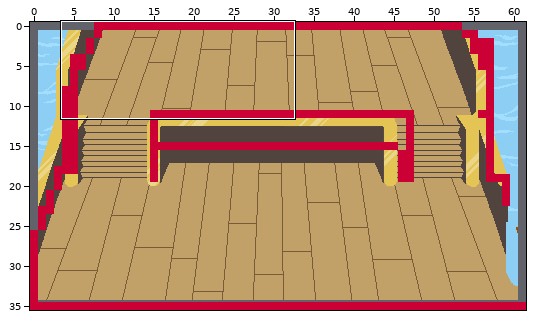
Tiled map, stored at src/Sources/assets/mapas/barco/barco.tmx. Above, an overview of the earlier version with the close-up marked.
Close-up. Earlier state:
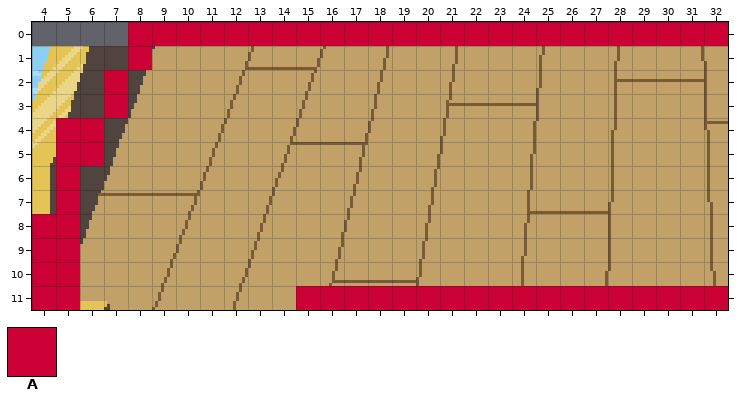
Cells are 8x8 px. Shown: x 4..32, y 0..11. The commit also changed other parts of the map, which this record leaves out.
Key: from "CollisoinPatron": A 0 "CollisionTile".
_ is an empty cell.
Layer "Capa de patrones 1" before, first column x 4:
 0 ____AAAAAAAAAAAAAAAAAAAAAAAAA
 1 ____A________________________
 2 ___A_________________________
 3 ___A_________________________
 4 _AA__________________________
 5 _AA__________________________
 6 _A___________________________
 7 _A___________________________
 8 AA___________________________
 9 AA___________________________
10 AA___________________________
11 AA_________AAAAAAAAAAAAAAAAAA
After:
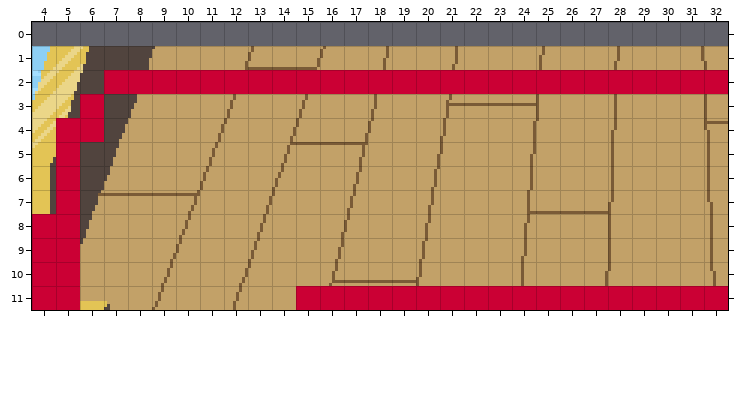
The edit:
Changed rows in their new state; . is an unchanged cell.
Layer "Capa de patrones 1":
first column x 6:
 0 .._________________________
 1 .._........................
 2 ..AAAAAAAAAAAAAAAAAAAAAAAAA
 3 A_.........................
 5 _..........................
Pixel boxes of the changes (left, top, right, bottom) in both close-ups:
changed: (80, 22, 728, 118)
removed: (80, 142, 104, 166)
